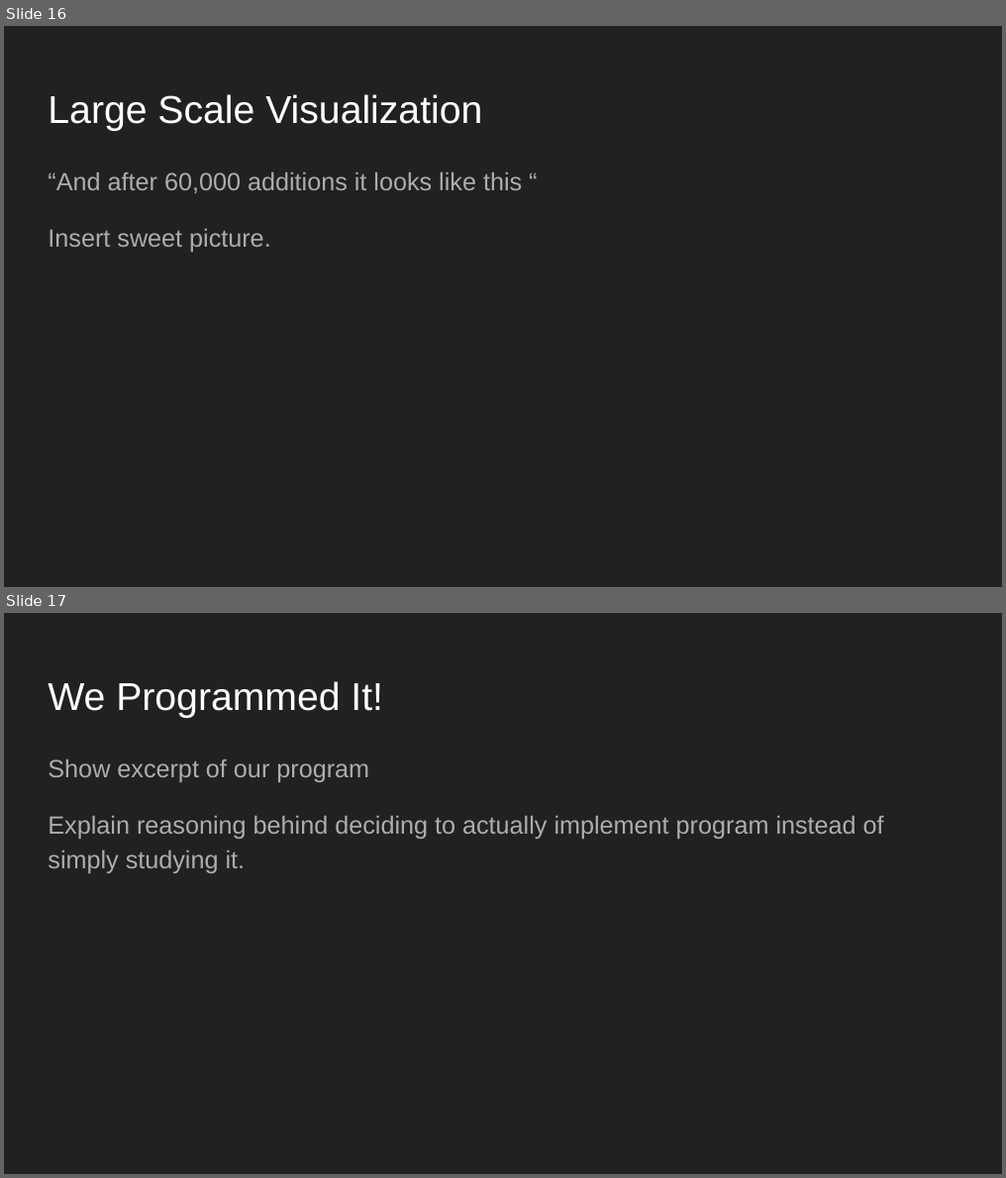
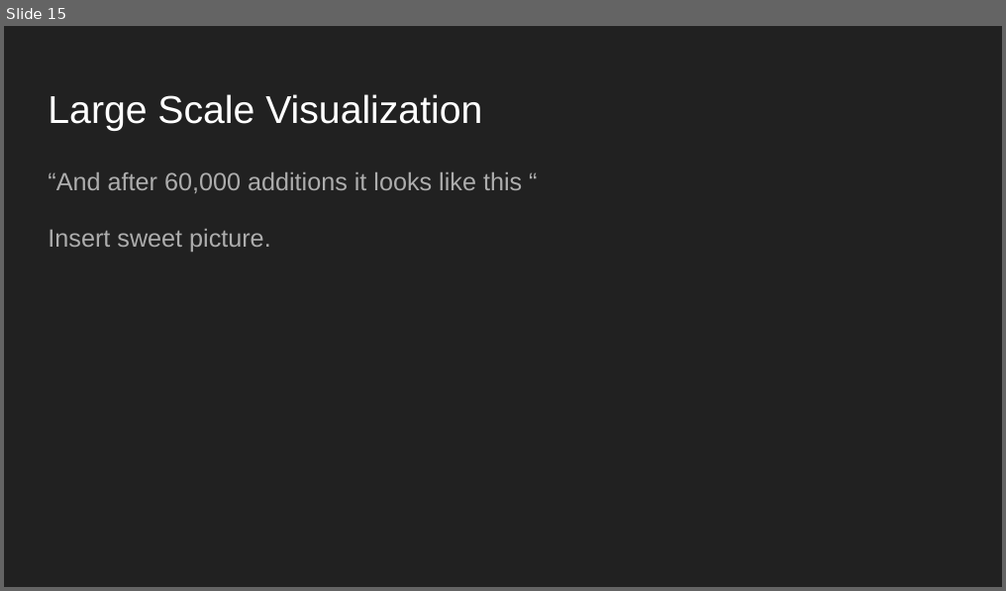
Before and after one commit to JSoddy/432-team10-project, a slide deck: Video/Final Video.pptx. Shown one above the other, each under a label of ours: slides 16 and 17 before the commit, slide 15 after it. The pictures are 1006x1178 and 1006x591 pixels, drawn with LibreOffice and Linux fonts; fonts in the diff are those of the drawing. Boxes give left, top, right and bottom in pixels: in the first picture for what was removed or moved away, otherwise in the second. Text is boxed around its words. In the diff, an @@ line names an element or a change of style, - is before the commit and + after.

```diff
--- a/Video/Final Video.pptx
+++ b/Video/Final Video.pptx
@@ slide 17 removed at [4,613,1002,1174], background #212121 @@
@@ title removed at [48,681,383,718] @@
-We Programmed It!
@@ text removed at [48,760,884,873] @@
-Show excerpt of our program
-Explain reasoning behind deciding to actually implement program instead of simply studying it.
@@ what was slide 16 is now slide 15 @@
```
Also in this commit, not shown: 8 slides changed, 16 slides added, 16 other slides removed.
